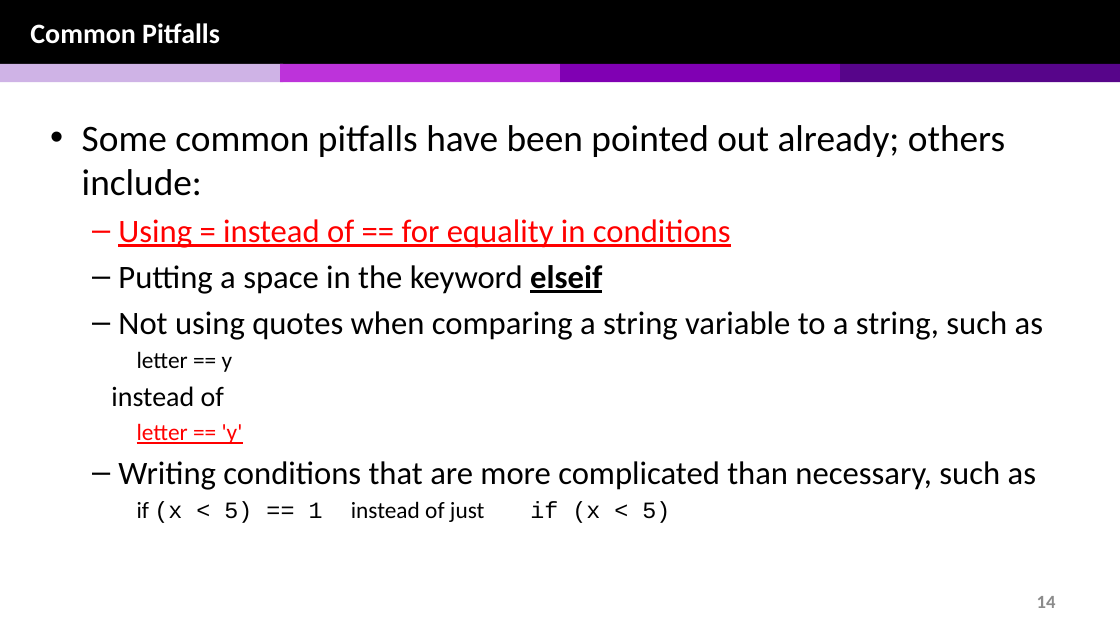
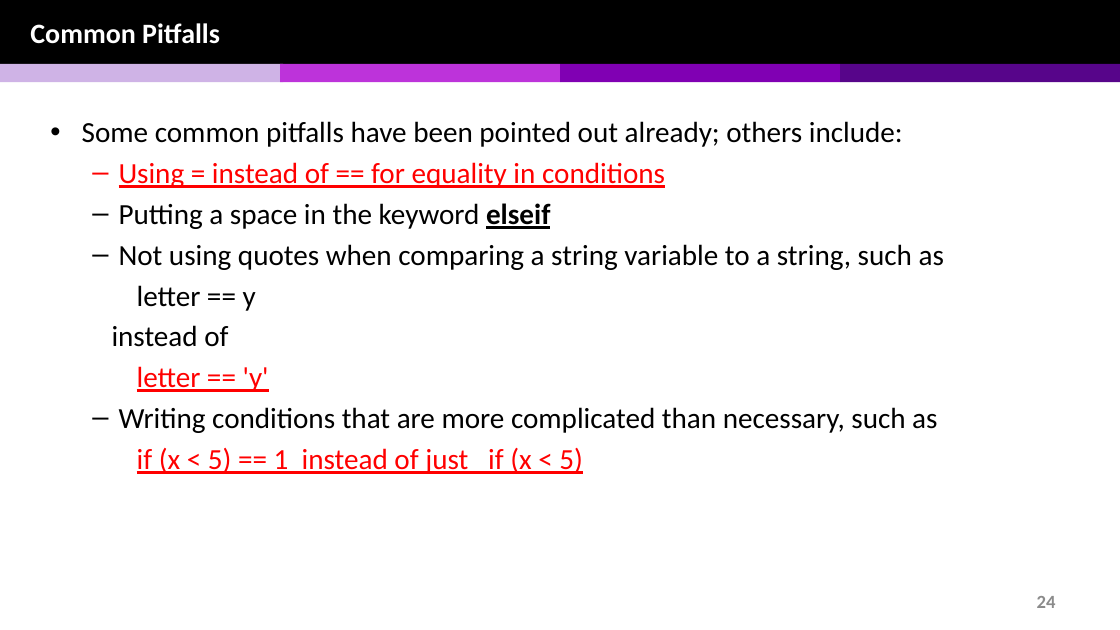
Before and after one commit to chulminy/AE_ENVE_GEOE_121, a slide deck: slide 24 of lecture/selection_statement/selection_statement_v1.pptx (slide 14 before the commit). Drawn at 1120x630 pixels with LibreOffice and Linux fonts; fonts in the diff are those of the drawing. Boxes give left, top, right and bottom in pixels: in the first picture for what was removed or moved away, otherwise in the second. Text is boxed around its words. In the diff, an @@ line names an element or a change of style, - is before the commit and + after.

```diff
--- a/lecture/selection_statement/selection_statement_v1.pptx
+++ b/lecture/selection_statement/selection_statement_v1.pptx
@@ text "Some common pitfalls have been ..." at (x1=82, y1=121, x2=944, y2=474): size 32 to 25 pt in "Some common pitfalls have been pointed out ..."; size 28 to 25 pt in "Using = instead of == for equality ...", "Putting a space in the keyword elseif", "Not using quotes when comparing a string ...", "Writing conditions that are more complicated than ..."; size 20 to 25 pt in "letter == y", "letter == 'y'", "if (x < 5) == 1 instead ..."; size 24 to 25 pt in "instead of"; font Courier New to Calibri in "(x < 5) == 1 if (x ..."; text colour #000000 to #FF0000, underline on in "if (x < 5) == 1 instead ..."; less space between paragraphs; more space between paragraphs @@
@@ page number at (x1=1037, y1=596, x2=1056, y2=608): text changed @@
-14
+24
```
Also in this commit, not shown: 6 other slides changed, 12 slides added, 2 slides removed, 16 other files.
